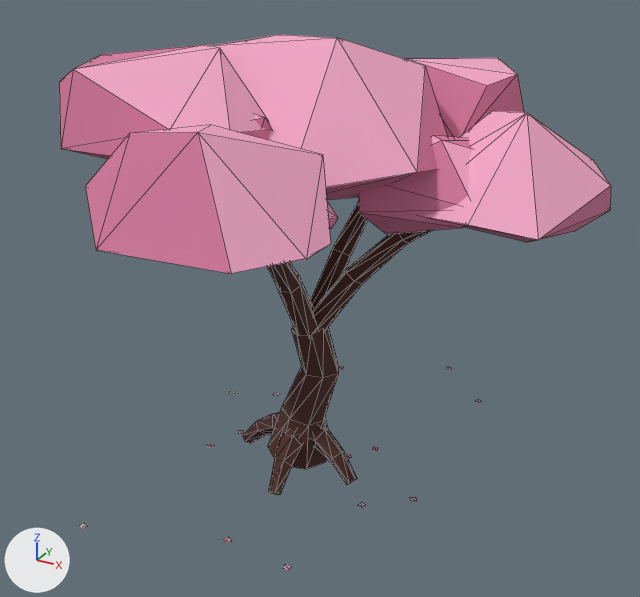
Before and after pictures for a commit that changed the glTF model assets/models/tree_cherry.glb.
Camera for both pictures: a camera (50 mm lens) standing at (3.74, -6.43, 4.85) and looking at (0.24, -0.06, 1.66). The lights are fixed; the arrows at lower left show +X, +Y and +Z. The first picture is the older version. Mesh edges are drawn as thin lines. Vertices at exactly the same position are counted once.

The first picture shows 'TreeCherry'.
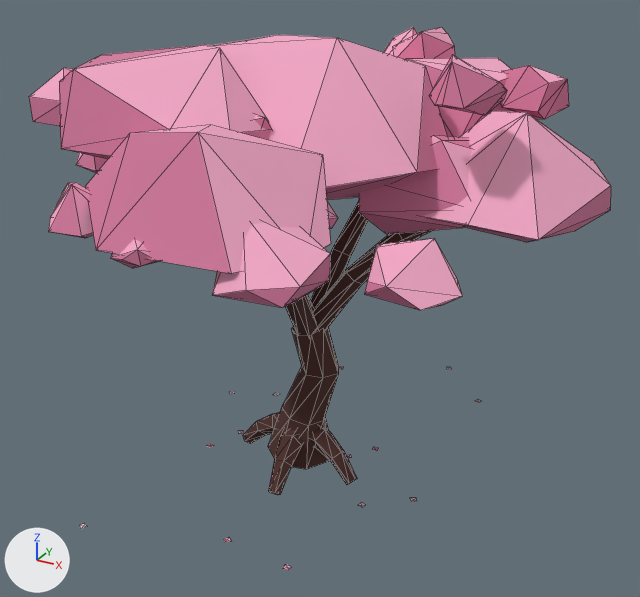
What differs and where, as boxes [x1, y1, x2, y2] in the pictures (640 x 597 px):
'TreeCherry', reshaped
    before: [59, 35, 611, 570]
    after: [29, 27, 611, 570]
part 1 of me_treecherry, added (pink)
    after: [29, 55, 507, 310]
part 2 of me_treecherry, added (pink)
    after: [383, 27, 569, 119]
part 3 of me_treecherry, added
    after: [76, 153, 108, 173]

Diff of the bpy script that builds the scene:
```diff
--- a/assets/models/tree_cherry.glb.py
+++ b/assets/models/tree_cherry.glb.py
@@ me_treecherry @@
 # used by ob_treecherry; location = (0.0, 0.0, 0.0)
-me_treecherry.from_pydata(...)  # 526 vertices, 860 faces; spans x -2.48..2.49, y -2.39..2.22, z -0.14..3.93
+me_treecherry.from_pydata(...)  # 699 vertices, 1158 faces; spans x -2.48..2.49, y -2.41..2.26, z -0.14..3.93
+# me_treecherry part 1
+# 87 vertices are added at x -1.64..1.95, y -2.41..0.09, z 2.35..3.88
+# 112 new faces join them, mat_t_blossom_dark (pink #d77b9f)
+# 38 new faces join them, mat_t_blossom (pink #f5aac8)
+# me_treecherry part 2
+# 57 vertices are added at x -1.1..1.93, y 0.97..2.26, z 2.72..3.86
+# 77 new faces join them, mat_t_blossom_dark (pink #d77b9f)
+# 21 new faces join them, mat_t_blossom (pink #f5aac8)
+# me_treecherry part 3
+# 14 vertices are added at x -2.23..-1.78, y -0.48..-0.01, z 2.54..2.9
+# 19 new faces join them, mat_t_blossom_dark (pink #d77b9f)
+# 5 new faces join them, mat_t_blossom (pink #f5aac8)
+# other edits to the shape of me_treecherry do not show in these pictures
 me_treecherry.materials.append(mat_t_cherry_bark)
```
